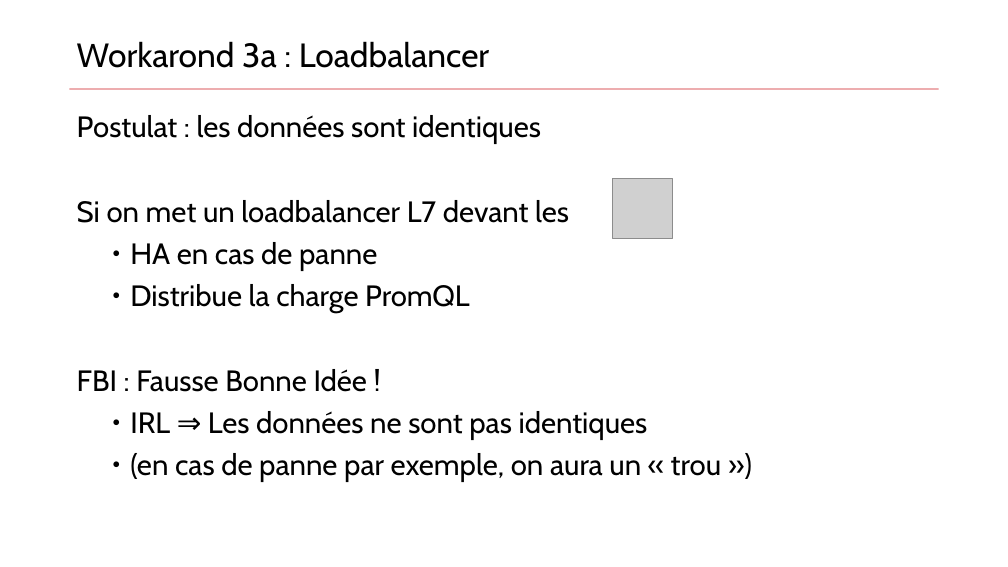
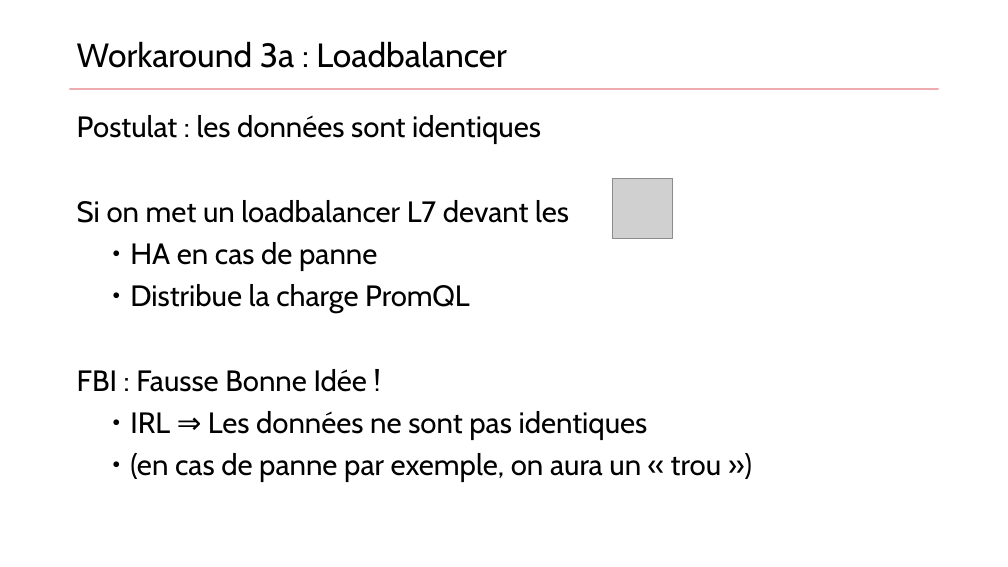
Before and after one commit to zwindler/cncf-meetup-bdx-2019-thanos, a slide deck: slide 20 of binaries/CNCF_meetup6_Thanos.pptx. Drawn at 1008x567 pixels with LibreOffice and Linux fonts; fonts in the diff are those of the drawing; grey boxes stand for pictures. Boxes give left, top, right and bottom in pixels: in the first picture for what was removed or moved away, otherwise in the second. Text is boxed around its words. In the diff, an @@ line names an element or a change of style, - is before the commit and + after.

```diff
--- a/binaries/CNCF_meetup6_Thanos.pptx
+++ b/binaries/CNCF_meetup6_Thanos.pptx
@@ text at box(77, 41, 506, 68): text changed @@
-Workarond 3a : Loadbalancer
+Workaround 3a : Loadbalancer
```
Also in this commit, not shown: 6 other slides changed.
